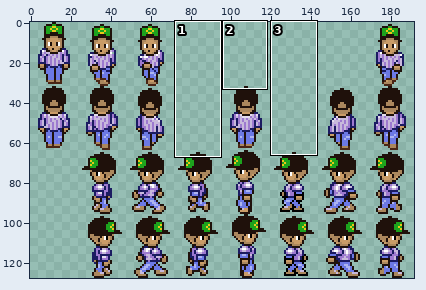
File history of a sprite sheet, Assets/Sprites/Player/Hank-SpriteSheet1-Sheet.png. The picture above shows the old version from afar; the outline marks the close-up.
Close-up. The starting point:
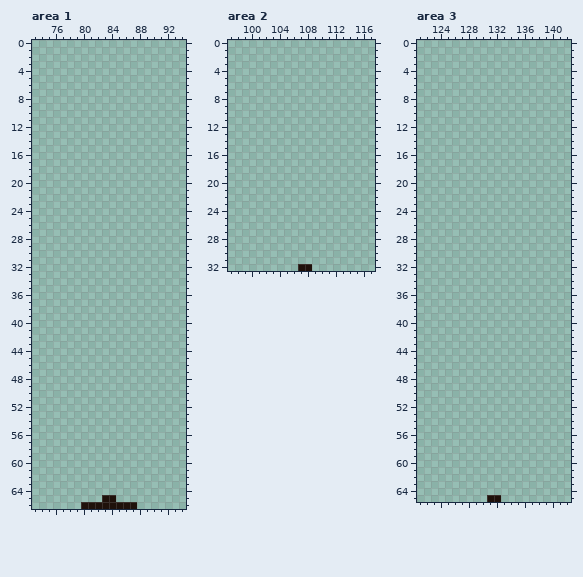
The file is 192x128 pixels. Colours within 5 levels of each other are drawn and written as one. Shown: area 1: x 73..94, y 0..66; area 2: x 97..117, y 0..32; area 3: x 121..142, y 0..65. The old version is drawn lined up with the new one. The commit also changed other parts of the picture, which this record leaves out.
And afterwards:
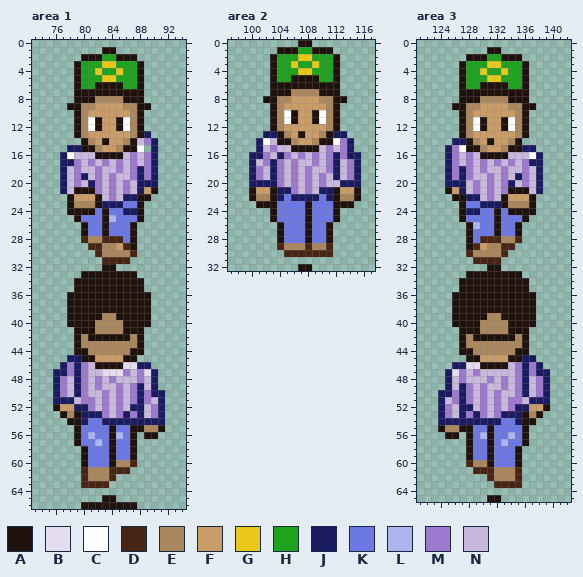
Palette (. is transparent): A #1f110b  B #e4ddee  C #feffff  D #492515  E #ab875d  F #ca9c67  G #e9c819  H #1da31d  J #1b1b61  K #6c79e5  L #adb5f0  M #9d79cf  N #c8b9dc
The edit:
drawings rearranged on the sheet (the old picture shows each at its new place; 2 dropped ones are not shown)
Changed rows in their new state; - is an unchanged pixel.
Area 1:
first column x 76:
 1 -------AA-------
 2 ----AAAHHAAA----
 3 ---AHHHGGHHHA---
 4 ---AHHGHHGHHA---
 5 ---AHHHGGHHHA---
 6 ---AHHAAAAHHA---
 7 ---AAAAAAAAAA---
 8 ---AAAEEEEAAA---
 9 --AAEEFFFFEEAA--
10 ---AEFFFFFFEA---
11 ---AECAFFACEA---
12 ---AECAFFACEA---
13 ---AEFFFFFFEAJ--
14 ----AEFAFFEANMJ-
15 --JJAAEFFEAAC-J-
16 -JCNNNAAAANMNMJ-
17 -JJMNMNMNMNMNMJ-
18 -JNMNNMNNMNMJMJ-
19 -JNMJNMNMNNMJMJ-
20 -JNMNJMNMNMNJJJ-
21 -JNAAAMNMNMNJFA-
22 --AFFFANMNJJAA--
23 --AEEEAJJJKKA---
24 --AAAAKAKKJJA---
25 ---AKKKALKKKA---
26 ----AKKAKKKA----
27 ----AKKAKKKA----
28 ----DEEDDDKA----
29 -----DDEEFDA----
30 ------DEEEED----
31 -------DDDD-----
32 -------AA-------
33 ----AAAAAAAA----
34 ---AAAAAAAAAA---
35 ---AAAAAAAAAA---
36 --AAAAAAAAAAAA--
37 --AAAAAAAAAAAA--
38 --AAAAAAAAAAAA--
39 --AAAAAEEAAAAA--
40 --AAAAEEEEAAAA--
41 ---AAAEEEEAAA---
42 ---AEAAAAAAEA---
43 ---AEEEEEEEEA---
44 ---AAEEEEEEAA---
45 --JJAAFFFFAA----
46 -JMJMNAAAABBJJ--
47 JJMJMNNBBBMNMBJ-
48 JMNJMNMNMNNNMNJ-
49 JMNJMNMNNMNMJNJ-
50 JMNJMNNMNMNMJMJJ
51 JJJNMMNMNMNMJMNJ
52 AFFJJMNMNMNJJNMJ
53 -AEAJJJMNMJMJNMJ
54 --AAJKKJJJJJJJJJ
55 ---AKKKKAKKAAEEA
56 ---AKLKKALKA-AA-
57 ---AKKLKAKKA----
58 ----AKKKAKKA----
59 ----AKKKAKKA----
60 ----AKKKAEED----
61 ----DEEEDDD-----
62 ----DEEED-------
63 ----DDDD--------
Area 2:
first column x 100:
 0 -------AA-------
 1 ----AAAHHAAA----
 2 ---AHHHGGHHHA---
 3 ---AHHGHHGHHA---
 4 ---AHHHGGHHHA---
 5 ---AHHAAAAHHA---
 6 ---AAAAAAAAAA---
 7 ---AAAEEEEAAA---
 8 --AAEEFFFFEEAA--
 9 ---AEFFFFFFEA---
10 ---AECAFFACEA---
11 ---AECAFFACEA---
12 ---AEFFFFFFEA---
13 --JJAEFAFFEAJJ--
14 -JCNAAEFFEAACMJ-
15 -JNMNNAAAANMNMJ-
16 JJMNJMNMNMNMJMJJ
17 JNMJMNMNNMNMJNMJ
18 JMNJMNMNMNNMJNMJ
19 JMNJMNMNMNMNJNMJ
20 JJJJMNMNMNMNNJJJ
21 AFFAJJMNMNJJAFFA
22 AEEAJKJJJJKJAEEA
23 -AAAKKKKAKKKAAA-
24 ---AKKKKAKKKA---
25 ---AKKKKAKKKA---
26 ----AKKKAKKA----
27 ----AKKKAKKA----
28 ----AKKKAKKA----
29 ----DEEEDEED----
30 -----DDDDDDD----
Area 3:
first column x 124:
 1 -------AA-------
 2 ----AAAHHAAA----
 3 ---AHHHGGHHHA---
 4 ---AHHGHHGHHA---
 5 ---AHHHGGHHHA---
 6 ---AHHAAAAHHA---
 7 ---AAAAAAAAAA---
 8 ---AAAEEEEAAA---
 9 --AAEEFFFFEEAA--
10 ---AEFFFFFFEA---
11 ---AECAFFACEA---
12 ---AECAFFACEA---
13 ---AEFFFFFFEA---
14 --JJAEFAFFEA----
15 -JMCAAEFFEAAJJ--
16 -JMNMNAAAANNNCJ-
17 -JMNMNMNMNMNMJJ-
18 -JMJMNMNNMNNMNJ-
19 -JMJMNNMNMNJMNJ-
20 -JJJNMNMNMJNMNJ-
21 -AFJNMNMNMAAANJ-
22 --AAJJNMNAFFFA--
23 ---AKKJJJAEEEA--
24 ---AJJKKAKAAAA--
25 ---AKKKKAKKKA---
26 ----ALKKAKKA----
27 ----AKKKAKKA----
28 ----AKDDDEED----
29 ----ADFEEDD-----
30 ----DEEEED------
31 -----DDDD-------
32 -------AA-------
33 ----AAAAAAAA----
34 ---AAAAAAAAAA---
35 ---AAAAAAAAAA---
36 --AAAAAAAAAAAA--
37 --AAAAAAAAAAAA--
38 --AAAAAAAAAAAA--
39 --AAAAAEEAAAAA--
40 --AAAAEEEEAAAA--
41 ---AAAEEEEAAA---
42 ---AEAAAAAAEA---
43 ---AEEEEEEEEA---
44 ---AAEEEEEEAA---
45 ----AAFFFFAAJJ--
46 --JJBBAAAANMJMJ-
47 -JBMNMNNNNNMJMJJ
48 -JNMNNNMNMNMJNMJ
49 -JNJMNMNNMNMJNMJ
50 JJMJMNMNMNNMJNMJ
51 JNMJMNMNMNMMNJJJ
52 JMNJJNMNMNMJJFFA
53 JMNJMJMNMJJJAEA-
54 JJJJJJJJJKKJAA--
55 AEEAAKKAKKKKA---
56 -AA-AKLAKKLKA---
57 ----AKKAKLKKA---
58 ----AKKAKKKA----
59 ----AKKAKKKA----
60 ----DEEAKKKA----
61 -----DDDEEED----
62 -------DEEED----
63 --------DDDD----
Where, in picture pixels (left, top, right, bottom), the same in both close-ups:
added: (53, 47, 165, 488)
added: (249, 40, 361, 257)
added: (438, 47, 550, 488)
